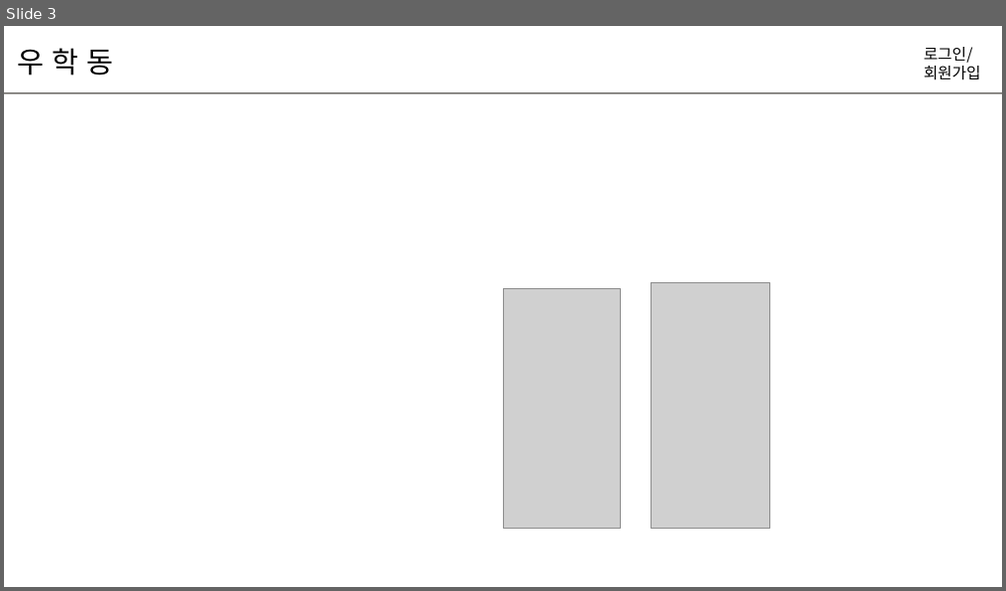
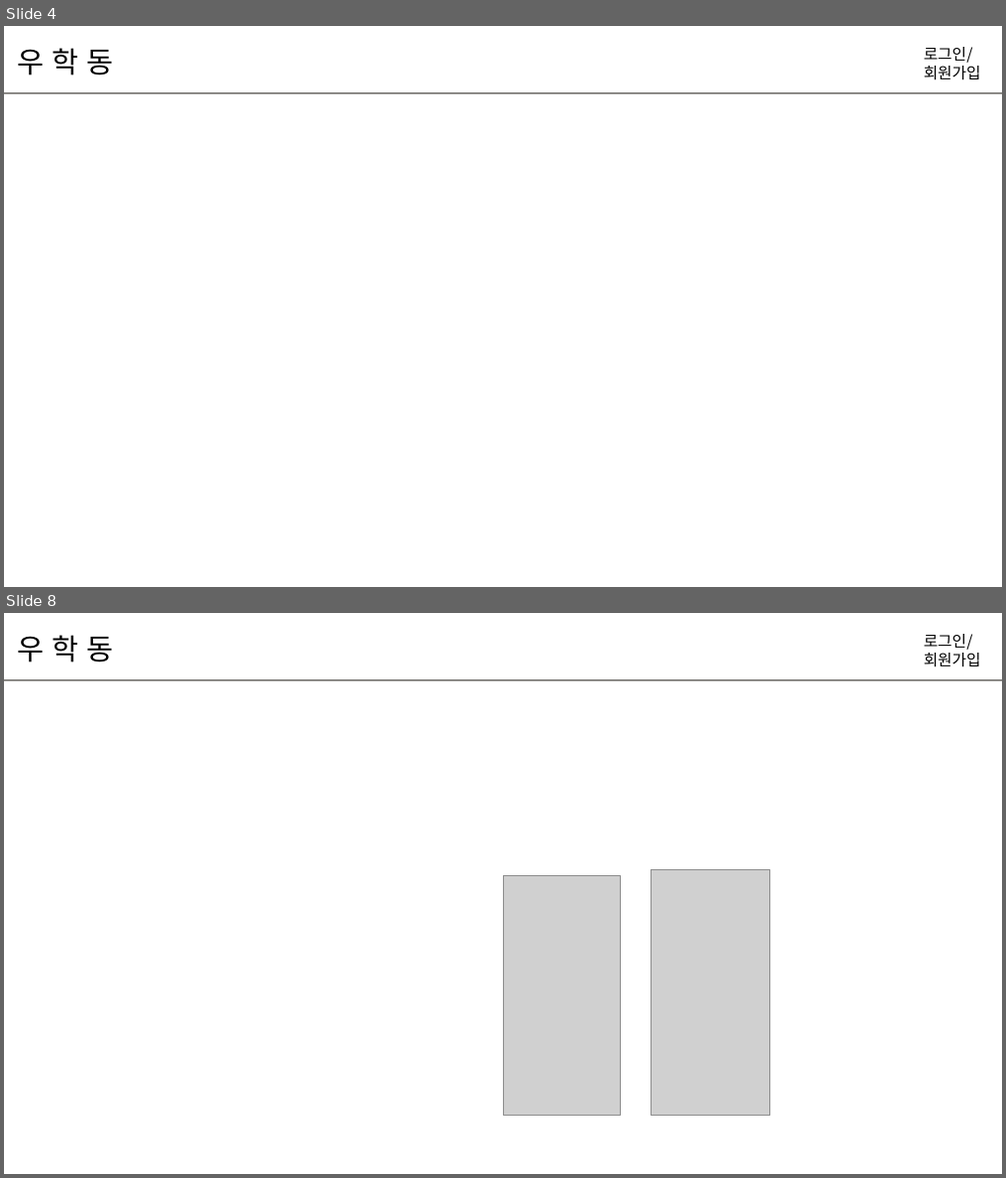
Before and after one commit to hyunniesss/ToyProject, a slide deck: document/와이어프레임/프레젠테이션1.pptx. Shown one above the other, each under a label of ours: slide 3 before the commit, slides 4 and 8 after it; the slides between them are not shown. The pictures are 1006x591 and 1006x1178 pixels, drawn with LibreOffice and Linux fonts; fonts in the diff are those of the drawing; grey boxes stand for pictures. Boxes give left, top, right and bottom in pixels: in the first picture for what was removed or moved away, otherwise in the second. Text is boxed around its words. In the diff, an @@ line names an element or a change of style, - is before the commit and + after.

```diff
--- a/document/와이어프레임/프레젠테이션1.pptx
+++ b/document/와이어프레임/프레젠테이션1.pptx
@@ slide 4 added at (x1=4, y1=26, x2=1002, y2=587), background #FFFFFF @@
@@ text added at (x1=17, y1=48, x2=114, y2=76), 28 pt, text #000000 @@
+우 학 동
@@ text added at (x1=924, y1=47, x2=981, y2=80), 15 pt, text #000000 @@
+로그인/
+회원가입
@@ line added from (4, 93) to (1002, 93), #8B8A86 1.5 pt @@
@@ what was slide 3 is now slide 8 @@
```
Also in this commit, not shown: 2 slides changed, 4 other slides added, 12 other files.
